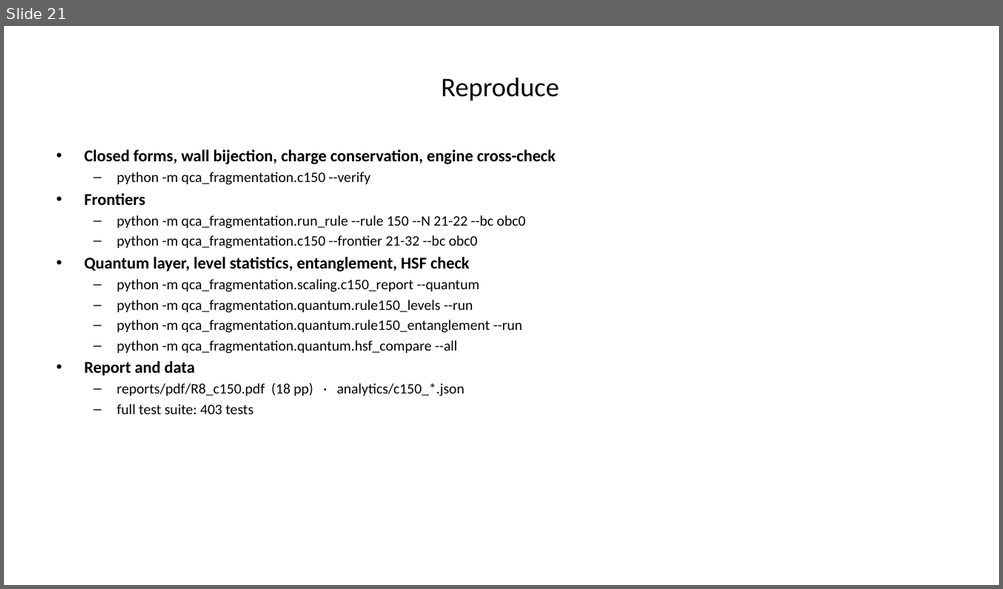
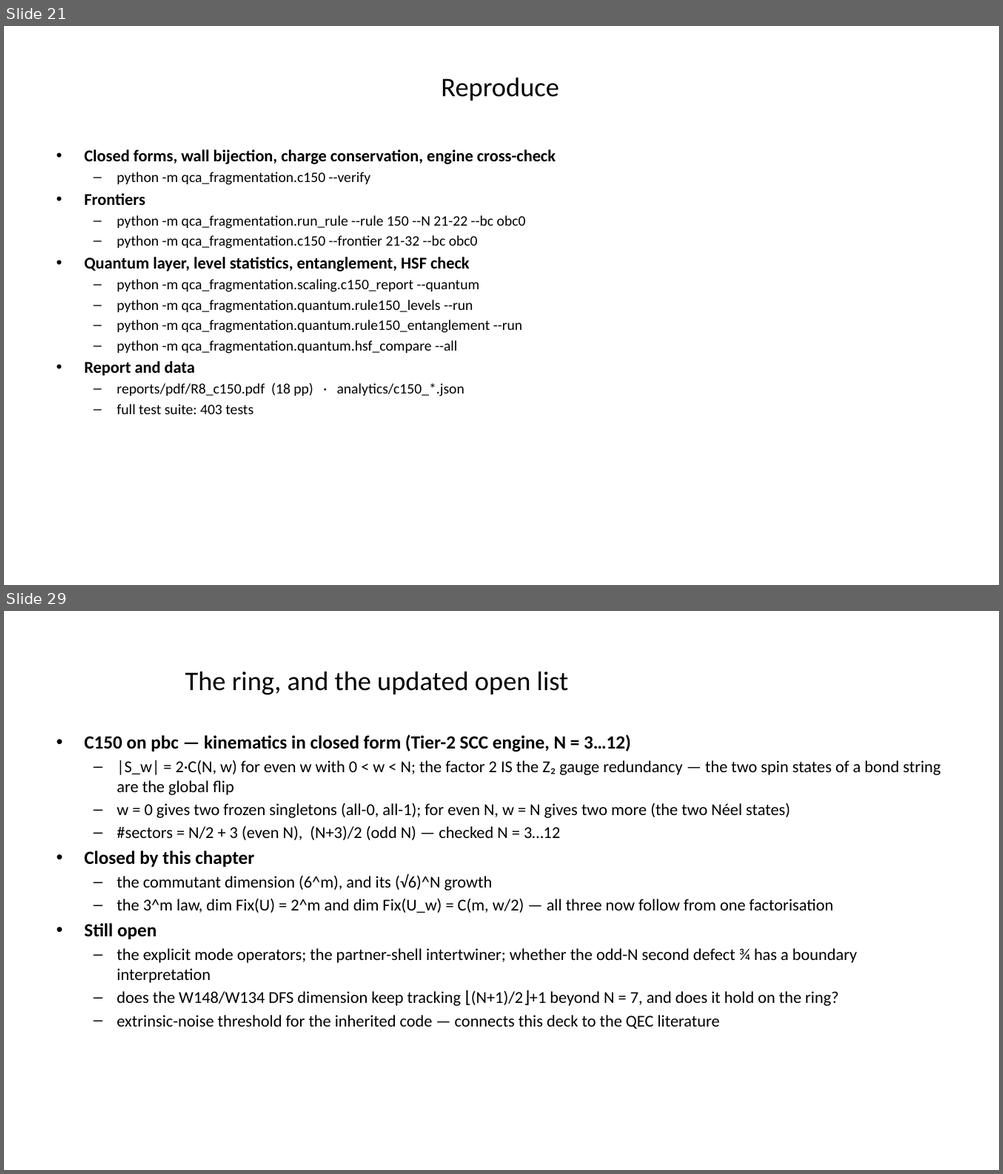
Before and after one commit to mkm2/sector_analysis_tier1, a slide deck: reports/slides/C150_discussion.pptx. Shown one above the other, each under a label of ours: slide 21 before the commit, slides 21 and 29 after it; the slides between them are not shown. The pictures are 1003x589 and 1003x1174 pixels, drawn with LibreOffice and Linux fonts; fonts in the diff are those of the drawing. Boxes give left, top, right and bottom in pixels: in the first picture for what was removed or moved away, otherwise in the second. Text is boxed around its words. In the diff, an @@ line names an element or a change of style, - is before the commit and + after.

```diff
--- a/reports/slides/C150_discussion.pptx
+++ b/reports/slides/C150_discussion.pptx
@@ slide 29 added at bbox=[4, 611, 999, 1170], background #FFFFFF @@
@@ title added at bbox=[185, 671, 569, 695], 26 pt, text #000000 @@
+The ring, and the updated open list
@@ text added at bbox=[84, 735, 940, 1029], 16 pt, text #000000 @@
+• C150 on pbc — kinematics in closed form (Tier-2 SCC engine, N = 3…12)
+  – |S_w| = 2·C(N, w) for even w with 0 < w < N; the factor 2 IS the Z₂ gauge redundancy — the two spin states of a bond string are the global flip
+  – w = 0 gives two frozen singletons (all-0, all-1); for even N, w = N gives two more (the two Néel states)
+  – #sectors = N/2 + 3 (even N), (N+3)/2 (odd N) — checked N = 3…12
+• Closed by this chapter
+  – the commutant dimension (6^m), and its (√6)^N growth
+  – the 3^m law, dim Fix(U) = 2^m and dim Fix(U_w) = C(m, w/2) — all three now follow from one factorisation
+• Still open
+  – the explicit mode operators; the partner-shell intertwiner; whether the odd-N second defect ¾ has a boundary interpretation
+  – does the W148/W134 DFS dimension keep tracking ⌊(N+1)/2⌋+1 beyond N = 7, and does it hold on the ring?
+  – extrinsic-noise threshold for the inherited code — connects this deck to the QEC literature
```
Also in this commit, not shown: 7 other slides added, 1 other file.
